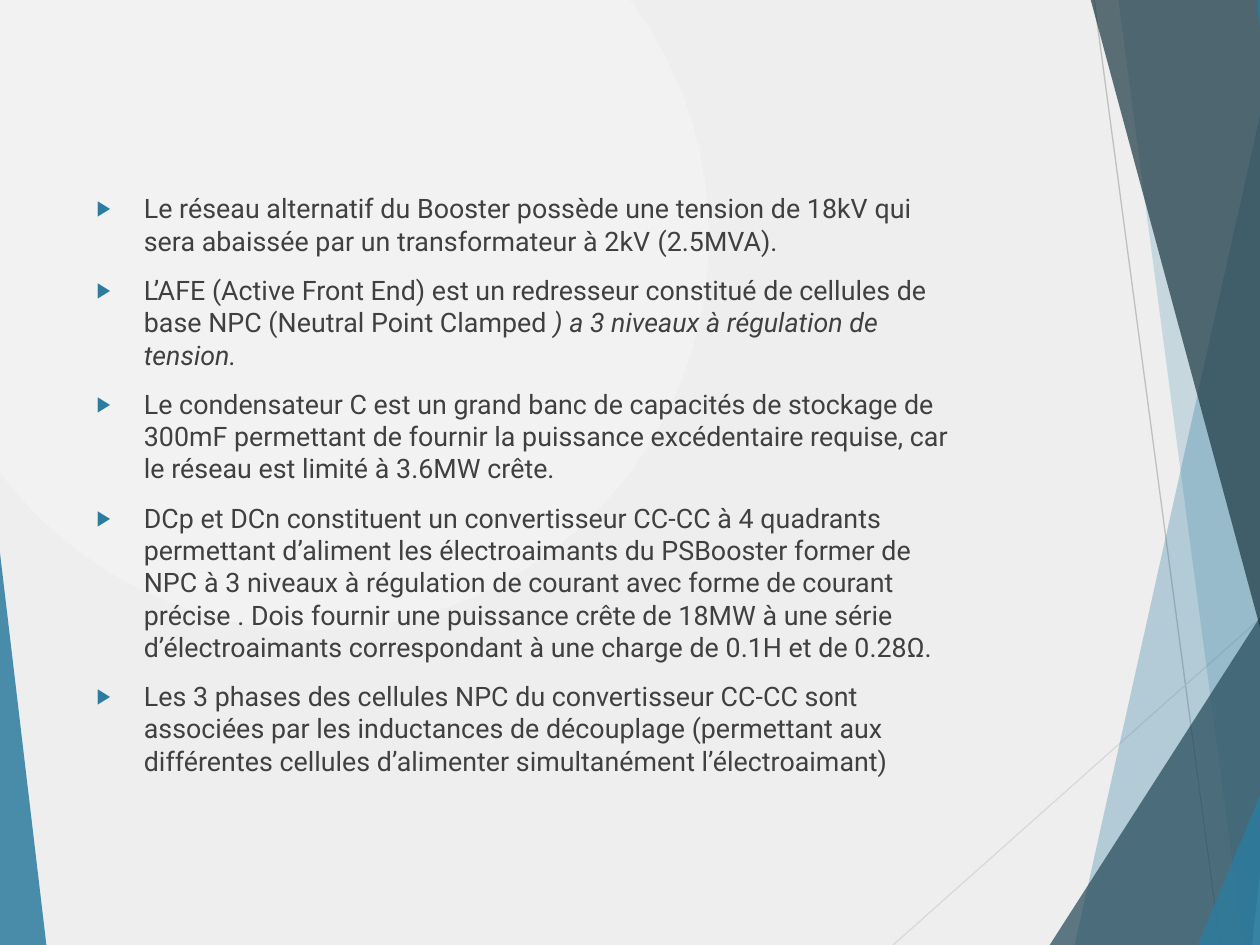
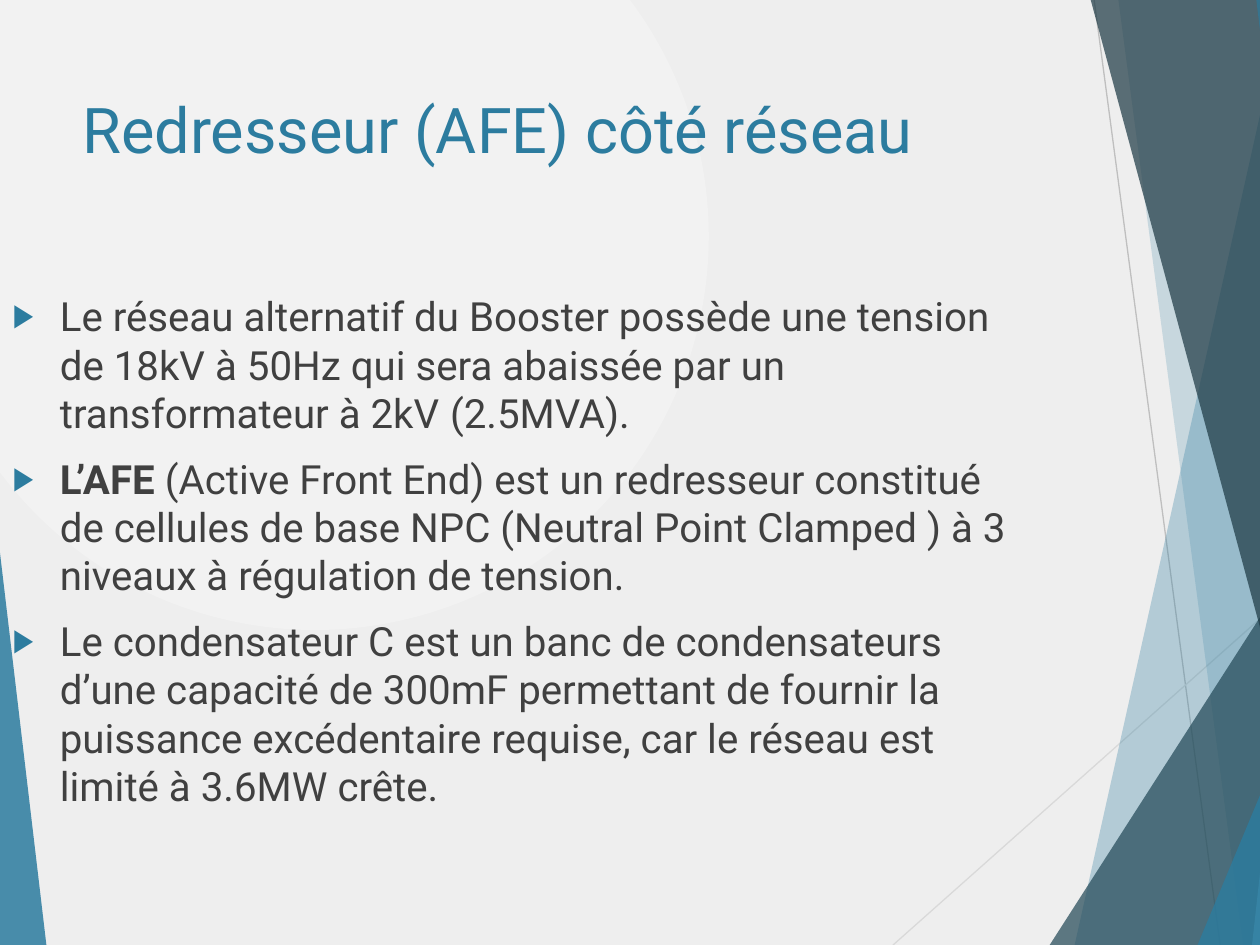
Before and after one commit to danthib76/DesignIV, a slide deck: slide 4 of Remise/Remise 2/Presentation_Remise_2.pptx. Drawn at 1260x945 pixels with LibreOffice and Linux fonts; fonts in the diff are those of the drawing. Boxes give left, top, right and bottom in pixels: in the first picture for what was removed or moved away, otherwise in the second. Text is boxed around its words. In the diff, an @@ line names an element or a change of style, - is before the commit and + after.

```diff
--- a/Remise/Remise 2/Presentation_Remise_2.pptx
+++ b/Remise/Remise 2/Presentation_Remise_2.pptx
@@ title added at box(83, 102, 913, 167), 36 pt, text #2C7C9F @@
+Redresseur (AFE) côté réseau
@@ text at box(60, 300, 1006, 802): text changed; size 15.3 to 23 pt @@
-▶ Le réseau alternatif du Booster possède une tension de 18kV qui sera abaissée par un transformateur à 2kV (2.5MVA).
-▶ L’AFE (Active Front End) est un redresseur constitué de cellules de base NPC (Neutral Point Clamped ) a 3 niveaux à régulation de tension.
-▶ Le condensateur C est un grand banc de capacités de stockage de 300mF permettant de fournir la puissance excédentaire requise, car le réseau est limité à 3.6MW crête.
-▶ DCp et DCn constituent un convertisseur CC-CC à 4 quadrants permettant d’aliment les électroaimants du PSBooster former de NPC à 3 niveaux à régulation de courant avec forme de courant précise . Dois fournir une puissance crête de 18MW à une série d’électroaimants correspondant à une charge de 0.1H et de 0.28Ω.
-▶ Les 3 phases des cellules NPC du convertisseur CC-CC sont associées par les inductances de découplage (permettant aux différentes cellules d’alimenter simultanément l’électroaimant)
+▶ Le réseau alternatif du Booster possède une tension de 18kV à 50Hz qui sera abaissée par un transformateur à 2kV (2.5MVA).
+▶ L’AFE (Active Front End) est un redresseur constitué de cellules de base NPC (Neutral Point Clamped ) à 3 niveaux à régulation de tension.
+▶ Le condensateur C est un banc de condensateurs d’une capacité de 300mF permettant de fournir la puissance excédentaire requise, car le réseau est limité à 3.6MW crête.
```
Also in this commit, not shown: 1 slide added, 2 other files.
